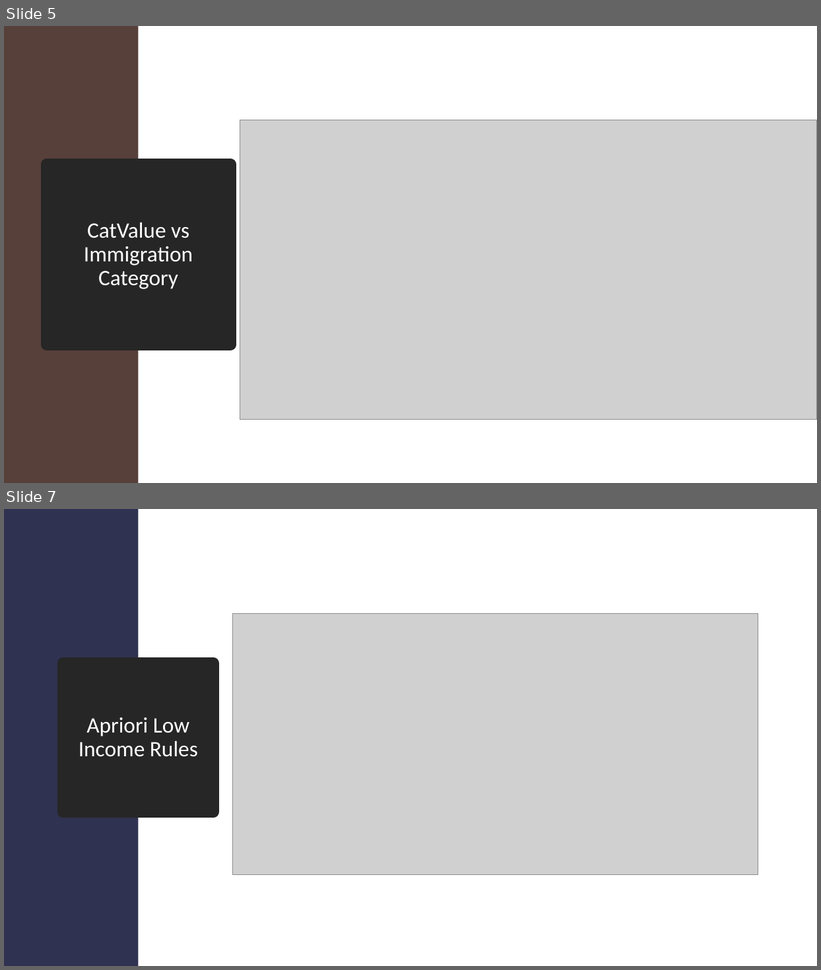
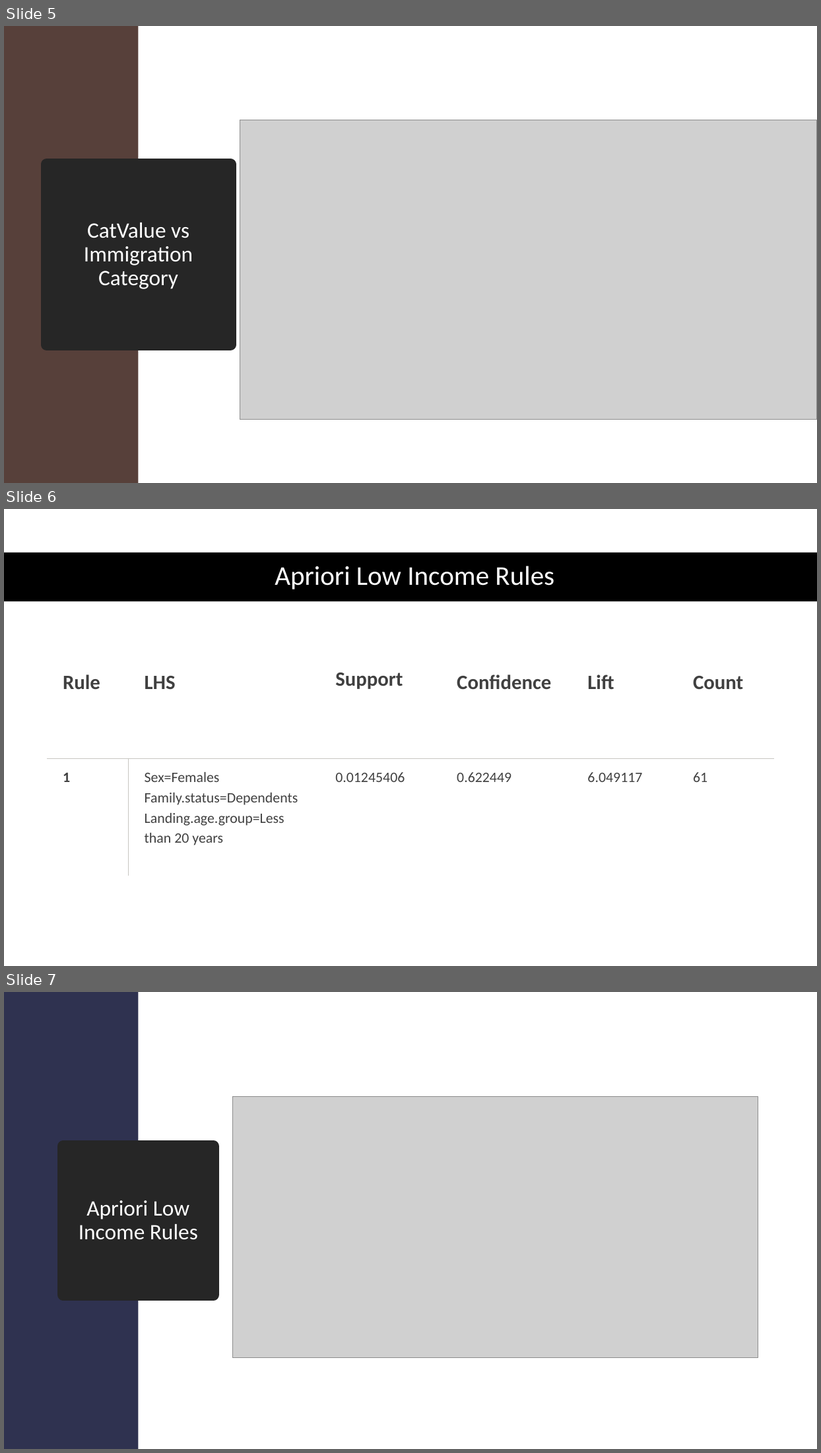
Before and after one commit to atefalvi/Ryerson_Capstone, a slide deck: Variance of immigrant earnings.pptx. Shown one above the other, each under a label of ours: slides 5 and 7 before the commit, slides 5, 6 and 7 after it; the slides between them are not shown. The pictures are 821x970 and 821x1453 pixels, drawn with LibreOffice and Linux fonts; fonts in the diff are those of the drawing; grey boxes stand for pictures. Boxes give left, top, right and bottom in pixels: in the first picture for what was removed or moved away, otherwise in the second. Text is boxed around its words. In the diff, an @@ line names an element or a change of style, - is before the commit and + after.

```diff
--- a/Variance of immigrant earnings.pptx
+++ b/Variance of immigrant earnings.pptx
@@ slide 6 added at [4,509,817,966], background #FFFFFF @@
@@ rectangle added at [4,553,817,601], fill #000000 @@
@@ title added at [275,566,554,590], 32 pt, text #FFFFFF @@
+Apriori Low Income Rules
@@ table added at [47,659,774,876], 2 rows, 6 columns @@
+Rule | LHS | Support | Confidence | Lift | Count
+1 | Sex=Females / Family.status=Dependents / Landing.age.group=Less than 20 years | 0.01245406 | 0.622449 | 6.049117 | 61
```
Also in this commit, not shown: 1 slide changed, 1 slide removed.
